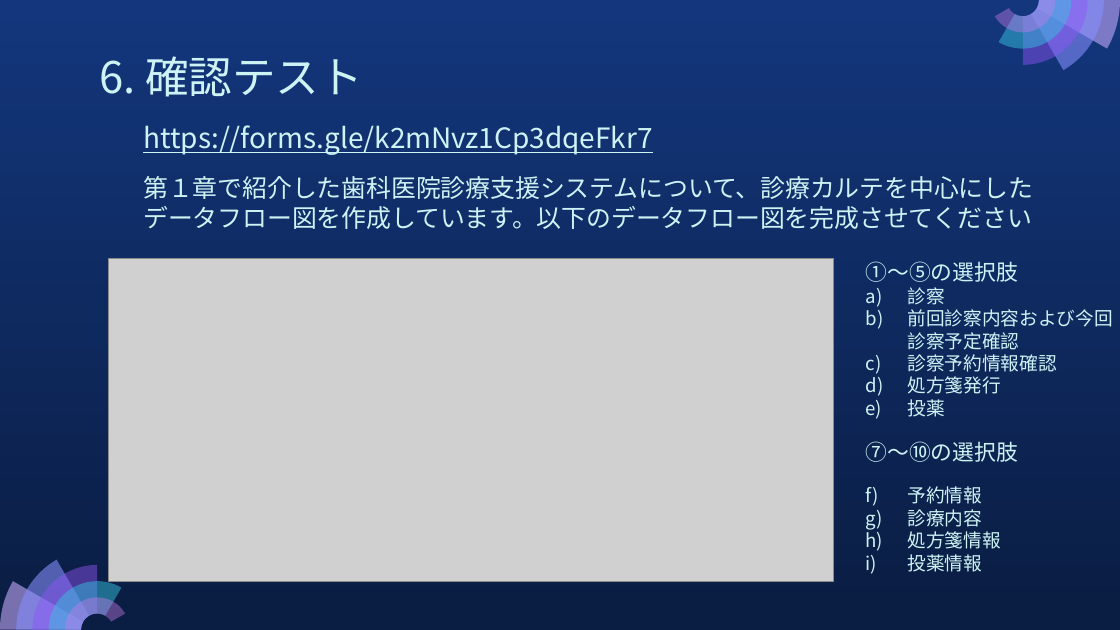
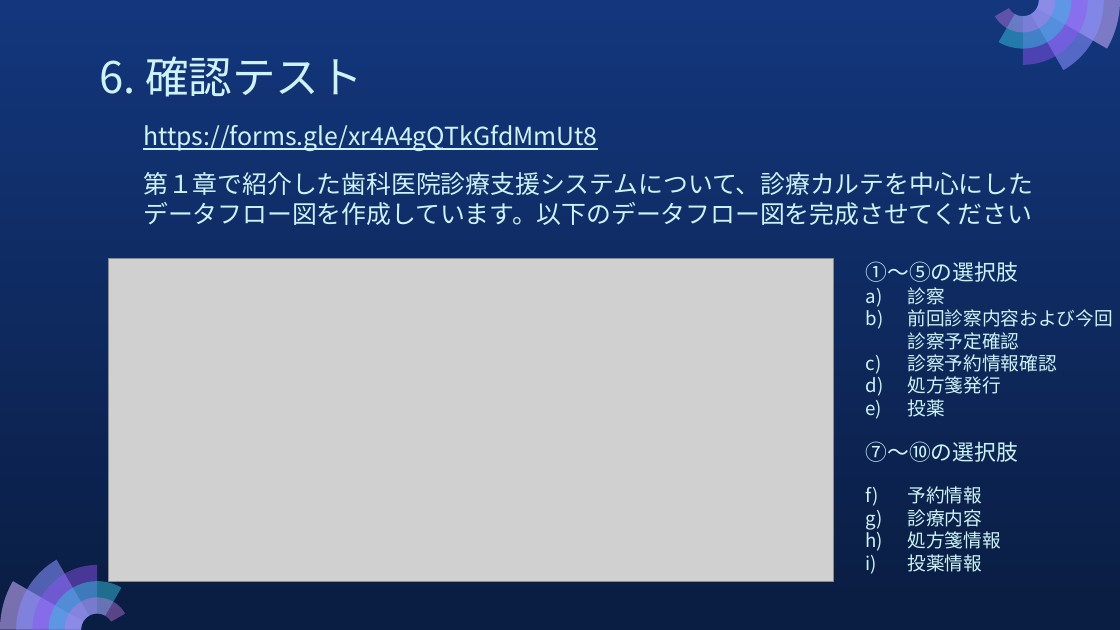
Before and after one commit to MarikoTagawa/kosen-mongolia-materials, a slide deck: slide 21 of system-analysis-design/slides/7-System Analysis and Design Course 2023 2nd Semester.pptx. Drawn at 1120x630 pixels with LibreOffice and Linux fonts; fonts in the diff are those of the drawing; grey boxes stand for pictures. Boxes give left, top, right and bottom in pixels: in the first picture for what was removed or moved away, otherwise in the second. Text is boxed around its words. In the diff, an @@ line names an element or a change of style, - is before the commit and + after.

```diff
--- a/system-analysis-design/slides/7-System Analysis and Design Course 2023 2nd Semester.pptx
+++ b/system-analysis-design/slides/7-System Analysis and Design Course 2023 2nd Semester.pptx
@@ text at (143,125,597,151): text changed; size 18 to 16 pt @@
-  https://forms.gle/k2mNvz1Cp3dqeFkr7
+  https://forms.gle/xr4A4gQTkGfdMmUt8
```
Also in this commit, not shown: 3 other slides changed, 12 other files.
